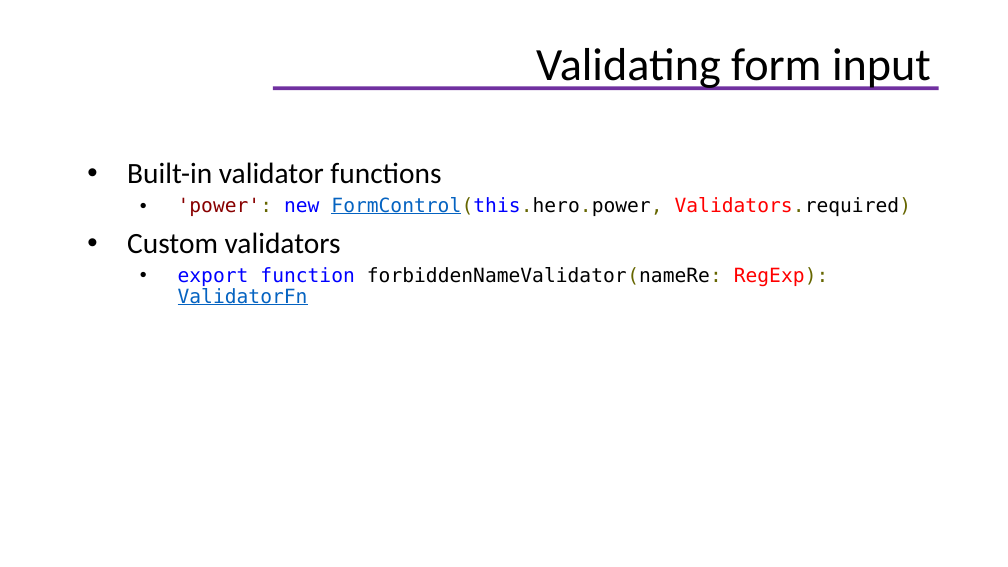
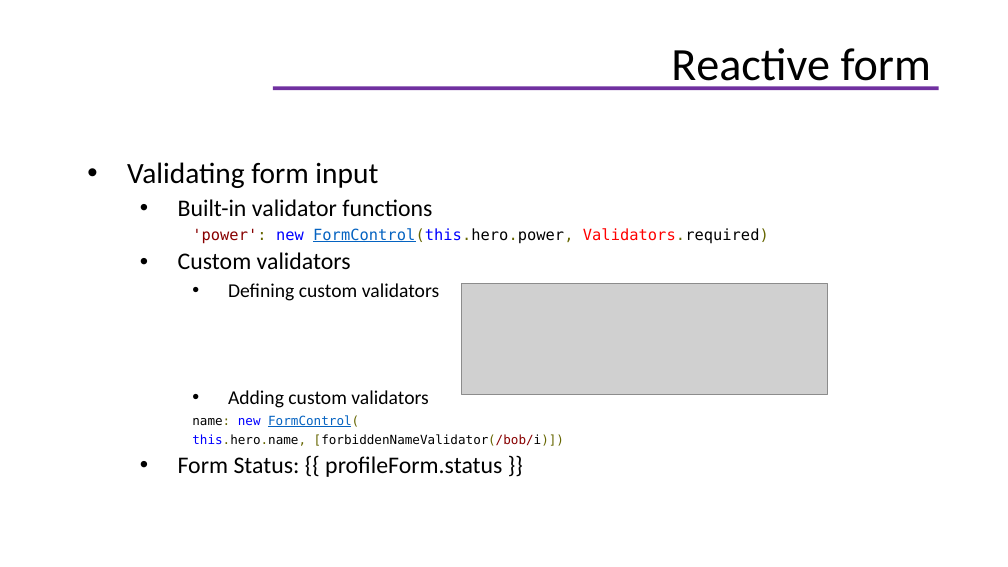
Before and after one commit to helenhash/angular-training, a slide deck: slide 70 of docs/Angular Training.pptx (slide 78 before the commit). Drawn at 1008x567 pixels with LibreOffice and Linux fonts; fonts in the diff are those of the drawing; grey boxes stand for pictures; background and template pictures are left out. Boxes give left, top, right and bottom in pixels: in the first picture for what was removed or moved away, otherwise in the second. Text is boxed around its words. In the diff, an @@ line names an element or a change of style, - is before the commit and + after.

Commit message:
change slide

```diff
--- a/docs/Angular Training.pptx
+++ b/docs/Angular Training.pptx
@@ title at <box>671,48,931,90</box>: text changed @@
-Validating form input
+Reactive form
@@ text at <box>127,162,378,188</box>: paragraph added @@
+• Validating form input
@@ text at <box>178,199,769,269</box>: size 21 to 17 pt in "Built-in validator functions", "Custom validators"; size 14 to 11 pt in "'power': new FormControl(this.hero.power, Validators.require ..."; list level 1 to 2 in "Built-in validator functions"; bullet • to none; list level 2 to 3 in "'power': new FormControl(this.hero.power, Validators.require ..."; list level 1 to 2 in "Custom validators" @@
@@ text at <box>178,283,564,477</box>: text changed; size 14 to 9 pt; font DejaVu Sans Mono to Calibri @@
-  • export function forbiddenNameValidator(nameRe: RegExp): ValidatorFn
+    • Defining custom validators
+    • Adding custom validators
+    name: new FormControl(
+    this.hero.name, [forbiddenNameValidator(/bob/i)])
+  • Form Status: {{ profileForm.status }}
@@ picture added at <box>462,283,828,394</box> @@
```
Also in this commit, not shown: 7 other slides changed, 1 slide added, 1 slide removed.
